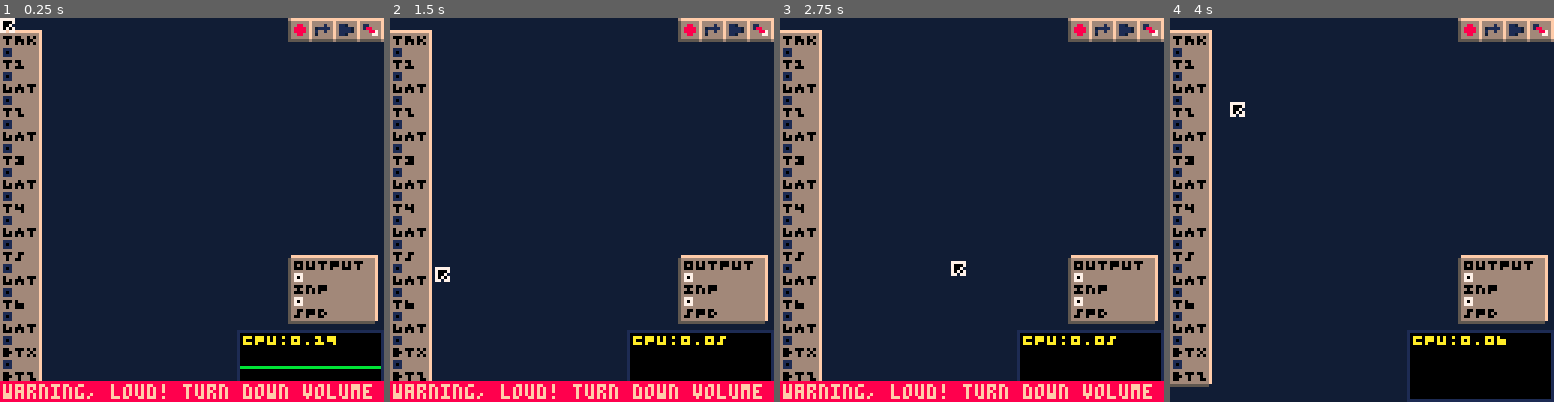
Above: before the commit, frames 1-4 (left to right).
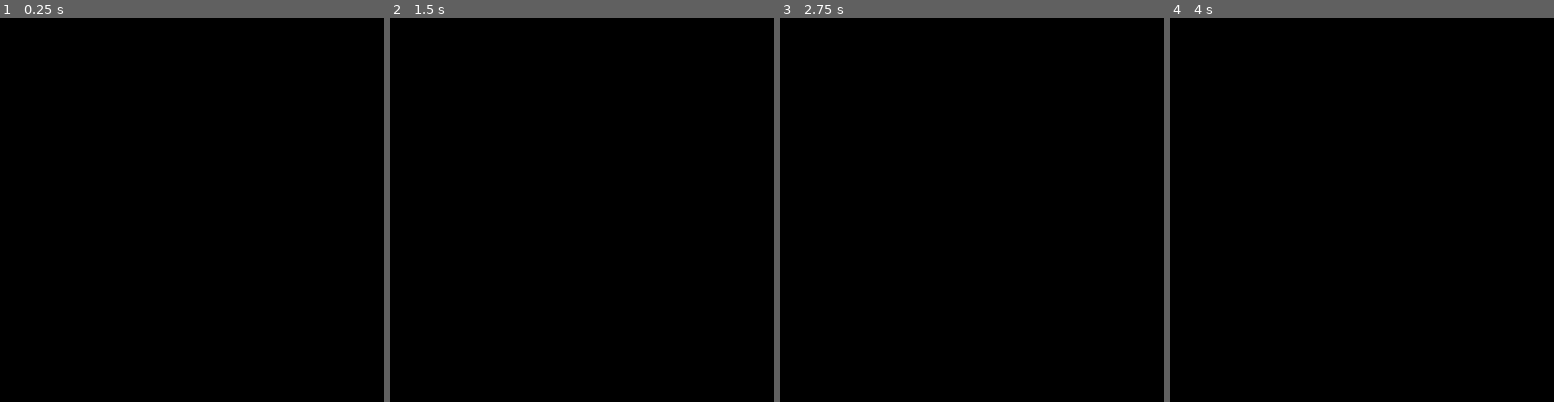
Above: after the commit, the same moments.

Repository: waporwave2/WWModular
Game: PICO-8 cartridge wwmodular.p8
Same seed, same stepped clock (60 frames per second), same inputs: the game is played once before the commit and once after it.
Inputs (mouse positions are in pixels of both pictures, inside the frame that each line leads up to):
- Up to frame 1 (0.25 s): no input
- Up to frame 2 (1.5 s): tap X (X key) at 0.33, 1.07 s; click (670, 121) at 0.67 s; tap O (Z key) at 0.7 s; click (436, 267) at 1.22 s
- Up to frame 3 (2.75 s): hold Right 1.6-2.1 s; hold P2 Left 1.6-2.1 s; tap O (Z key) at 1.7, 2.1, 2.5 s; click (887, 114) at 1.77 s; tap X (X key) at 1.85 s; hold Up 2.15-2.42 s; hold P2 Down 2.15-2.42 s; click (952, 259) at 2.32 s; hold Right from 2.47 s (still down); hold P2 Left from 2.47 s (still down)
- Up to frame 4 (4 s): click (1404, 106) at 2.87 s; tap O (Z key) at 2.9, 3.3, 3.7 s; tap X (X key) at 2.97 s; release Right at 3.03 s; release P2 Left at 3.03 s; hold Left 3.08-3.58 s; hold P2 Right 3.08-3.58 s; click (1465, 256) at 3.42 s; hold Down 3.63-3.97 s; hold P2 Up 3.63-3.97 s; click (1231, 102) at 3.97 s

The runs differ from the first frame. In frame 1, 94% of the frame differs, in the area x 0-100%, y 0-100%; in frame 2, 94%; in frame 3, 94%; in frame 4, 92%.

Commit message:
wip test case for debugging

Diff:
--- a/main.lua
+++ b/main.lua
@@ -91,24 +91,69 @@
 function _update60()
   bench_open"_update60"
 
-  upd_btns()
-  if stat(120) then import_synth() end
-  old_update60()
-
-  if dev and btnp(4,1) then
-    toast("see console")
-    debugmod(modules[held])
-  end
+  -- 50->31
+  local arr={}
+  for i=1,50 do
+    bench_open("i"..i)
+    for j=1,50 do
+      if arr[i]==arr[j] then
+        x=1
+      end
+    end
+    bench_close()
+  end
+
   bench_close()
 end
 function _draw()
   bench_open"_draw"
-  old_draw()
-  do_toast()
-  drw_debug()
-  if dev_overheat and not cpuok() then pq"!!! overheated :(" end
+
+  -- 50->18
+  for i=1,21 do
+    bench_open("cls"..i)
+    cls()
+    bench_close()
+  end
+
   bench_close()
 end
+
+--[[
+prediction:
+- p8: 100%
+- _update60: 19%
+- _draw: 32%
+- cls1: 1.5%
+- cls2: 1.5%
+- ...
+- cls21: 1.5%
+
+questions:
+- why is _update60 so small? 10%
+- why does draw have sys happening? seems like it's doubling the cls sys...
+]]
+
+-- function _update60()
+--   bench_open"_update60"
+
+--   upd_btns()
+--   if stat(120) then import_synth() end
+--   old_update60()
+
+--   if dev and btnp(4,1) then
+--     toast("see console")
+--     debugmod(modules[held])
+--   end
+--   bench_close()
+-- end
+-- function _draw()
+--   bench_open"_draw"
+--   old_draw()
+--   do_toast()
+--   drw_debug()
+--   if dev_overheat and not cpuok() then pq"!!! overheated :(" end
+--   bench_close()
+-- end
 
 function old_update60()
   --tracker and input
--- a/pance_benchmark.lua
+++ b/pance_benchmark.lua
@@ -41,10 +41,18 @@
     local tot,sys,isopen=unpack(dat)
     assert(not isopen,"dangling bench: "..name) --slow
 
-    printh(name.." "..tostr(tot,2), bench_filename)
-    if sys~=0 then
-      printh(name..";sys "..tostr(sys,2), bench_filename)
-    end
+    -- tot-sys is right; look at how the site interprets this file
+    -- to convince yourself:
+    --   foo 300
+    --   foo;sys 100
+    -- it says foo took 400 total
+
+    printh(name.." "..tostr(tot), bench_filename)
+
+    -- printh(name.." "..tostr(tot-sys,2), bench_filename)
+    -- if sys~=0 then
+    --   printh(name..";sys "..tostr(sys,2), bench_filename)
+    -- end
   end
   toast"benchmark saved"
 end
